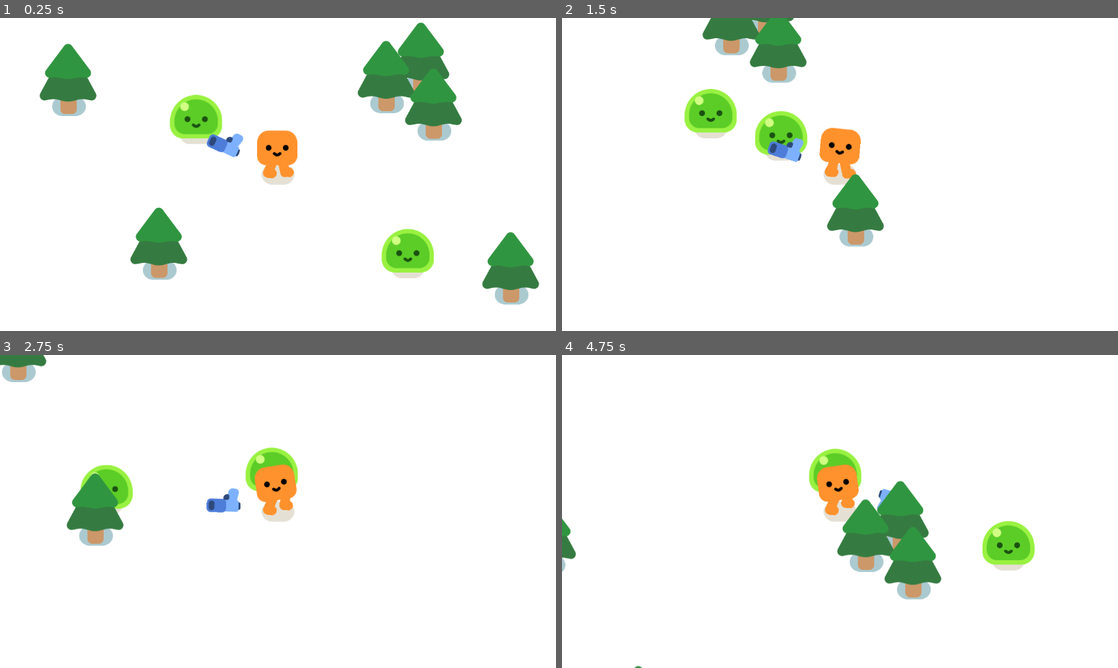
Above: before the commit, frames 1-4 (two rows, left to right).
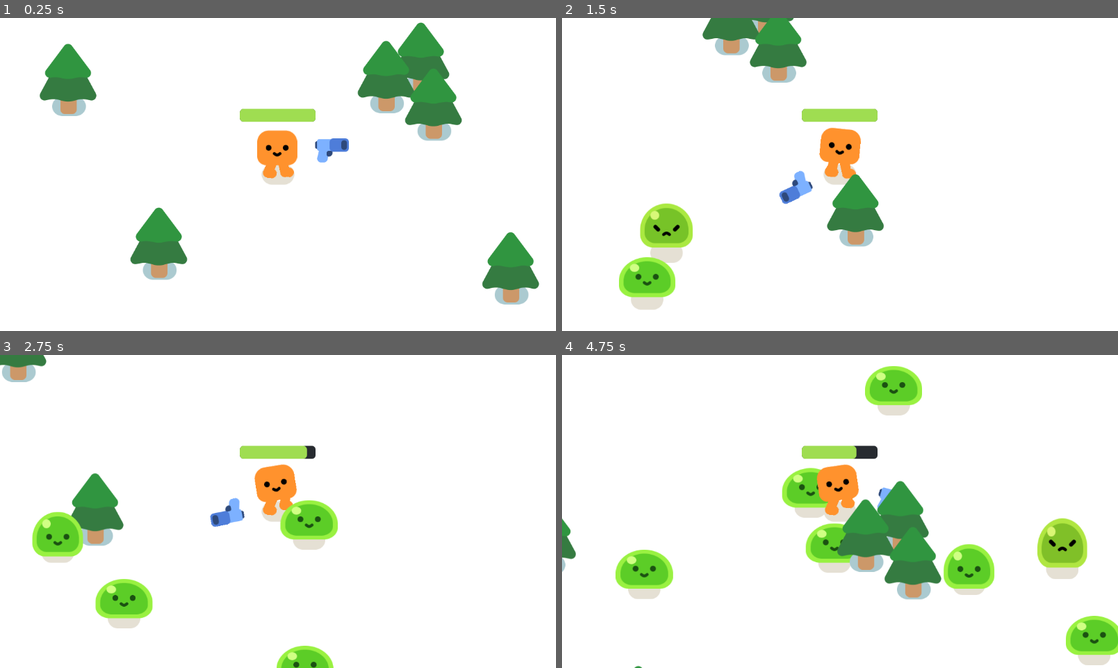
Above: after the commit, the same moments.

Repository: aland96/vampire-survivor
Game: Godot game, scene res://survivor_game.tscn
Same seed, same stepped clock (60 frames per second), same inputs: the game is played once before the commit and once after it.
Inputs:
- Up to frame 1 (0.25 s): no input
- Up to frame 2 (1.5 s): hold D (move_right) 0.53-1.28 s; hold S (move_down) from 1.28 s (still down)
- Up to frame 3 (2.75 s): release S (move_down) at 2.03 s; hold D (move_right) from 2.03 s (still down)
- Up to frame 4 (4.75 s): release D (move_right) at 2.78 s; hold W (move_up) 2.78-3.53 s; hold A (move_left) from 3.53 s (still down)

The runs differ from the first frame. In frame 1, 3.6% of the frame differs, in the area x 30-79%, y 24-84%; in frame 2, 6.1%; in frame 3, 6.3%; in frame 4, 10%, in the area x 9-100%, y 3-100%.

Commit message:
add health and spawn mobs, add game over screen

Diff:
--- a/mob.gd
+++ b/mob.gd
@@ -1,8 +1,23 @@
 extends CharacterBody2D
 
+var health = 3
+
 @onready var player = get_node("/root/Game/Player")
+
+func _ready() -> void:
+	%Slime.play_walk()
 
 func _physics_process(delta: float) -> void:
 	var direction = global_position.direction_to(player.global_position)
 	velocity = direction * 300.0
 	move_and_slide()
+
+func take_damage():
+	health -= 1
+	%Slime.play_hurt()
+	if health == 0:
+		queue_free()
+		const SMOKE = preload("res://smoke_explosion/smoke_explosion.tscn")
+		var smoke = SMOKE.instantiate()
+		smoke.global_position = global_position
+		get_parent().add_child(smoke)
--- a/mob.tscn
+++ b/mob.tscn
@@ -12,6 +12,7 @@
 script = ExtResource("1_nokgg")
 
 [node name="Slime" parent="." instance=ExtResource("1_dy6sc")]
+unique_name_in_owner = true
 position = Vector2(0, 29)
 
 [node name="CollisionShape2D" type="CollisionShape2D" parent="."]
--- a/player.gd
+++ b/player.gd
@@ -1,4 +1,8 @@
 extends CharacterBody2D
+
+signal death
+
+var health = 100.0
 
 func _physics_process(delta: float) -> void:
 	var direction = Input.get_vector("move_left", "move_right", "move_up", "move_down")
@@ -9,4 +13,11 @@
 		happyBoo.play_walk_animation()
 	else:
 		happyBoo.play_idle_animation()
-	pass
+
+	const DAMAGE = 50.0
+	var overlapping_mobs = %HurtBox.get_overlapping_bodies()
+	if overlapping_mobs.size() > 0:
+		health -= DAMAGE * overlapping_mobs.size() * delta
+		%ProgressBar.value = health
+		if health <= 0.0:
+			death.emit()
--- a/player.tscn
+++ b/player.tscn
@@ -6,6 +6,23 @@
 
 [sub_resource type="CircleShape2D" id="CircleShape2D_onrkg"]
 radius = 30.0
+
+[sub_resource type="CircleShape2D" id="CircleShape2D_i3pqv"]
+radius = 50.04
+
+[sub_resource type="StyleBoxFlat" id="StyleBoxFlat_i3pqv"]
+bg_color = Color(0.152941, 0.168627, 0.188235, 1)
+corner_radius_top_left = 8
+corner_radius_top_right = 8
+corner_radius_bottom_right = 8
+corner_radius_bottom_left = 8
+
+[sub_resource type="StyleBoxFlat" id="StyleBoxFlat_hqtel"]
+bg_color = Color(0.623529, 0.866667, 0.317647, 1)
+corner_radius_top_left = 8
+corner_radius_top_right = 8
+corner_radius_bottom_right = 8
+corner_radius_bottom_left = 8
 
 [node name="Player" type="CharacterBody2D"]
 script = ExtResource("1_onrkg")
@@ -19,3 +36,24 @@
 
 [node name="Gun" parent="." instance=ExtResource("3_i3pqv")]
 position = Vector2(0, -35)
+
+[node name="HurtBox" type="Area2D" parent="."]
+unique_name_in_owner = true
+collision_layer = 0
+collision_mask = 2
+
+[node name="CollisionShape2D" type="CollisionShape2D" parent="HurtBox"]
+position = Vector2(0, -44)
+shape = SubResource("CircleShape2D_i3pqv")
+debug_color = Color(0.968708, 1.73271e-06, 0.46612, 0.42)
+
+[node name="ProgressBar" type="ProgressBar" parent="."]
+unique_name_in_owner = true
+offset_left = -79.0
+offset_top = -136.0
+offset_right = 78.0
+offset_bottom = -109.0
+theme_override_styles/background = SubResource("StyleBoxFlat_i3pqv")
+theme_override_styles/fill = SubResource("StyleBoxFlat_hqtel")
+value = 100.0
+show_percentage = false
--- /dev/null
+++ b/survivor_game.gd
@@ -0,0 +1,17 @@
+extends Node2D
+
+func spawn_mob():
+	const MOB = preload("res://mob.tscn")
+	var new_mob = MOB.instantiate()
+	%PathFollow2D.progress_ratio = randf()
+	new_mob.global_position = %PathFollow2D.global_position
+	add_child(new_mob)
+
+
+func _on_timer_timeout() -> void:
+	spawn_mob()
+
+
+func _on_player_death() -> void:
+	%GameOver.visible = true
+	get_tree().paused = true
--- a/survivor_game.tscn
+++ b/survivor_game.tscn
@@ -1,11 +1,18 @@
-[gd_scene load_steps=4 format=3 uid="uid://7go305ejcv71"]
+[gd_scene load_steps=5 format=3 uid="uid://7go305ejcv71"]
 
 [ext_resource type="PackedScene" uid="uid://cn48dv4ikro1e" path="res://player.tscn" id="1_8id3q"]
-[ext_resource type="PackedScene" uid="uid://dchm6v2bk23qy" path="res://mob.tscn" id="2_5mrb7"]
+[ext_resource type="Script" uid="uid://dgtm3de20brlw" path="res://survivor_game.gd" id="1_kbdm8"]
 [ext_resource type="PackedScene" uid="uid://6nqjqhm1x6g3" path="res://tree.tscn" id="2_kbdm8"]
+
+[sub_resource type="Curve2D" id="Curve2D_5mrb7"]
+_data = {
+"points": PackedVector2Array(0, 0, 0, 0, -134, -185, 0, 0, 0, 0, 1345, -188, 0, 0, 0, 0, 1335, 861, 0, 0, 0, 0, -137, 861, 0, 0, 0, 0, -134, -188)
+}
+point_count = 5
 
 [node name="Game" type="Node2D"]
 y_sort_enabled = true
+script = ExtResource("1_kbdm8")
 
 [node name="CanvasLayer" type="CanvasLayer" parent="."]
 layer = -1
@@ -17,11 +24,14 @@
 [node name="Player" parent="." instance=ExtResource("1_8id3q")]
 position = Vector2(566, 365)
 
-[node name="Mob" parent="." instance=ExtResource("2_5mrb7")]
-position = Vector2(334, 211)
+[node name="Path2D" type="Path2D" parent="Player"]
+position = Vector2(-566, -365)
+curve = SubResource("Curve2D_5mrb7")
 
-[node name="Mob2" parent="." instance=ExtResource("2_5mrb7")]
-position = Vector2(899, 569)
+[node name="PathFollow2D" type="PathFollow2D" parent="Player/Path2D"]
+unique_name_in_owner = true
+position = Vector2(-134, -185)
+rotation = -0.00202839
 
 [node name="Tree" parent="." instance=ExtResource("2_kbdm8")]
 position = Vector2(321, 562)
@@ -40,3 +50,38 @@
 
 [node name="Tree6" parent="." instance=ExtResource("2_kbdm8")]
 position = Vector2(1050, 613)
+
+[node name="Timer" type="Timer" parent="."]
+wait_time = 0.4
+autostart = true
+
+[node name="GameOver" type="CanvasLayer" parent="."]
+unique_name_in_owner = true
+visible = false
+
+[node name="ColorRect" type="ColorRect" parent="GameOver"]
+anchors_preset = 15
+anchor_right = 1.0
+anchor_bottom = 1.0
+grow_horizontal = 2
+grow_vertical = 2
+color = Color(0, 0, 0, 0.517647)
+
+[node name="Label" type="Label" parent="GameOver/ColorRect"]
+layout_mode = 1
+anchors_preset = 8
+anchor_left = 0.5
+anchor_top = 0.5
+anchor_right = 0.5
+anchor_bottom = 0.5
+offset_left = -43.5
+offset_top = -11.5
+offset_right = 43.5
+offset_bottom = 11.5
+grow_horizontal = 2
+grow_vertical = 2
+theme_override_font_sizes/font_size = 145
+text = "Game Over"
+
+[connection signal="death" from="Player" to="." method="_on_player_death"]
+[connection signal="timeout" from="Timer" to="." method="_on_timer_timeout"]
Not shown: 1 places in player.tscn that only renumber resources
Not shown, added: survivor_game.gd.uid
